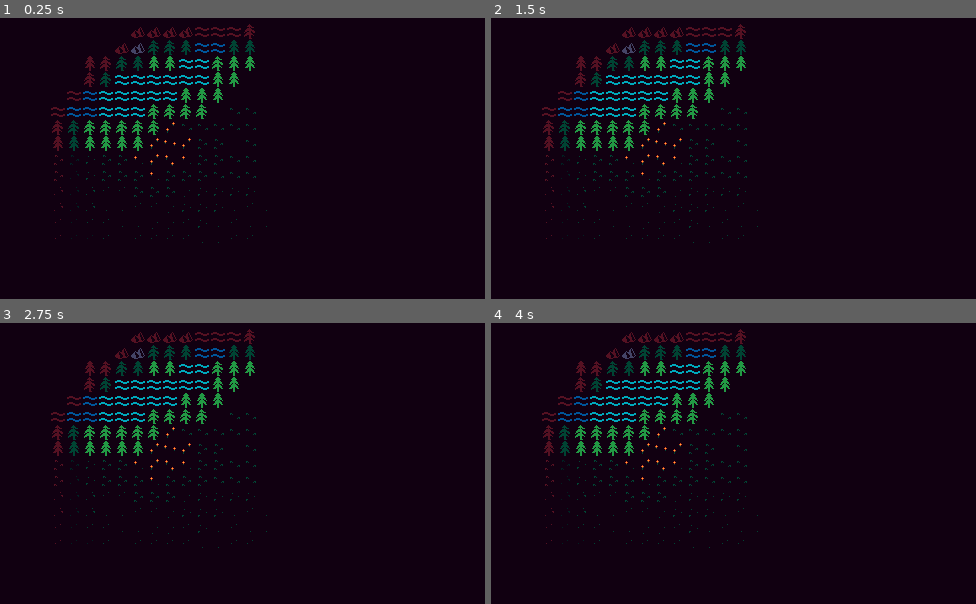
Above: before the commit, frames 1-4 (two rows, left to right).
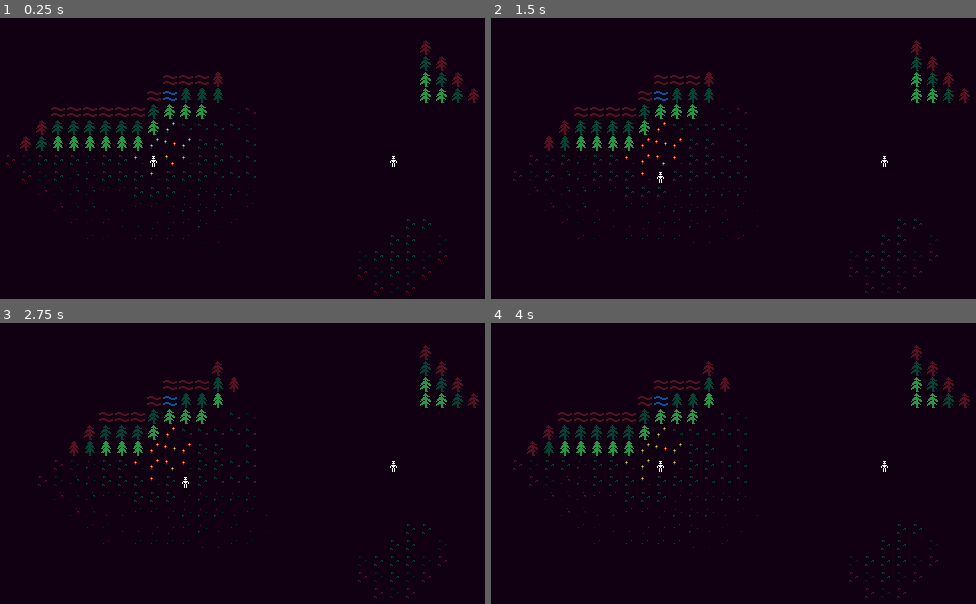
Above: after the commit, the same moments.

Repository: danielday-dev/LudemDare55
Game: Godot game, scene res://Scenes/Main.tscn
Same seed, same stepped clock (60 frames per second), same inputs: the game is played once before the commit and once after it.
Inputs:
- Up to frame 1 (0.25 s): no input
- Up to frame 2 (1.5 s): tap Enter at 0.5 s; hold Right (ui_right) 0.53-1.28 s; tap Space at 1.25 s; hold Down (ui_down) from 1.28 s (still down)
- Up to frame 3 (2.75 s): tap Enter at 2 s; release Down (ui_down) at 2.03 s; hold Right (ui_right) from 2.03 s (still down)
- Up to frame 4 (4 s): tap Space at 2.75 s; release Right (ui_right) at 2.78 s; hold Up (ui_up) 2.78-3.53 s; tap Enter at 3.5 s; hold Left (ui_left) from 3.53 s (still down)

The runs differ from the first frame. In frame 1, 4.0% of the frame differs, in the area x 1-99%, y 2-98%; in frame 2, 3.8%; in frame 3, 3.9%; in frame 4, 3.8%.

Commit message:
Lighting updated to use config.

Diff:
--- /dev/null
+++ b/Resources/Resources/EntityConfig.gd
@@ -0,0 +1,26 @@
+extends Node
+class_name EntityConfig;
+
+enum EntityConfigID {
+	_None,
+	_Skeleton, _Cat, _Dog, _Bat,
+	_Player, _SummonCircle
+};
+
+static func getEntityConfigID(tileID : int) -> EntityConfigID:
+	match (tileID):
+		2: return EntityConfigID._Skeleton;
+		6: return EntityConfigID._Cat;
+		10: return EntityConfigID._Dog;
+		14: return EntityConfigID._Bat;
+
+		0, 1, 4, 5: return EntityConfigID._Player;
+		8, 9, 12, 13: return EntityConfigID._SummonCircle;
+
+	return EntityConfigID._None;
+
+static func getEntitySight(entityID : EntityConfigID) -> int:
+	match (entityID):
+		EntityConfigID._Skeleton: return 10;
+
+	return 0;
--- /dev/null
+++ b/Resources/Resources/EntityInfo.gd
@@ -0,0 +1,9 @@
+extends Object
+class_name EntityInfo
+
+@export var entityID : int = -1;
+@export var position : Vector2i;
+
+func _init(_entityID : int, _position : Vector2i):
+	entityID = _entityID;
+	position = _position;
--- a/Resources/Resources/TileConfig.gd
+++ b/Resources/Resources/TileConfig.gd
@@ -1,4 +1,5 @@
 extends Node
+class_name TileConfig;
 
 enum TileConfigID {
 	_None,
@@ -7,7 +8,7 @@
 	_Flower, _Grass
 };
 
-func getTileEnum(tileID : int) -> TileConfigID:
+static func getTileConfigID(tileID : int) -> TileConfigID:
 	match (tileID):
 		0: return TileConfigID._Mountain;
 		1: return TileConfigID._Rock;
@@ -17,15 +18,14 @@
 		9, 10, 11, 12, 13, 14, 15: return TileConfigID._Grass;
 	return TileConfigID._None;
 
-func getTileVisibleRange(tileConfigID : TileConfigID) -> int:
+static func getTileVisibility(tileConfigID : TileConfigID) -> int:
 	match (tileConfigID):
 		TileConfigID._Mountain: return 0;
 		TileConfigID._Rock: return 1;
 		TileConfigID._Tree: return 2;
+	return 999;
 
-	return 99;
-
-func isTileWalkable(tileConfigID : TileConfigID) -> int:
+static func isTileWalkable(tileConfigID : TileConfigID) -> int:
 	match (tileConfigID):
 		TileConfigID._Mountain, TileConfigID._Rock,	TileConfigID._Tree,	TileConfigID._Water: return false;
 
--- a/Resources/Tilesets/Environment.tres
+++ b/Resources/Tilesets/Environment.tres
@@ -1,6 +1,26 @@
-[gd_resource type="TileSet" load_steps=3 format=3 uid="uid://dvfn1b1wfyaer"]
+[gd_resource type="TileSet" load_steps=5 format=3 uid="uid://dvfn1b1wfyaer"]
 
 [ext_resource type="Texture2D" uid="uid://c86dsf77uttwe" path="res://Resources/Textures/Environment.png" id="1_2mwiy"]
+[ext_resource type="Texture2D" uid="uid://dip80om41t6i7" path="res://Resources/Textures/Entities.png" id="1_3nx13"]
+
+[sub_resource type="TileSetAtlasSource" id="TileSetAtlasSource_23dv3"]
+texture = ExtResource("1_3nx13")
+0:0/0 = 0
+1:0/0 = 0
+2:0/0 = 0
+3:0/0 = 0
+0:1/0 = 0
+1:1/0 = 0
+2:1/0 = 0
+3:1/0 = 0
+0:2/0 = 0
+1:2/0 = 0
+2:2/0 = 0
+3:2/0 = 0
+0:3/0 = 0
+1:3/0 = 0
+2:3/0 = 0
+3:3/0 = 0
 
 [sub_resource type="TileSetAtlasSource" id="TileSetAtlasSource_gly0j"]
 texture = ExtResource("1_2mwiy")
@@ -55,3 +75,4 @@
 
 [resource]
 sources/1 = SubResource("TileSetAtlasSource_gly0j")
+sources/0 = SubResource("TileSetAtlasSource_23dv3")
--- a/Scripts/Environment.gd
+++ b/Scripts/Environment.gd
@@ -1,12 +1,34 @@
 extends TileMap
 
+const entitySource = 0;
+var entities : Array[EntityInfo];
+
+const tileSource = 1;
 var environmentState : Array[TileInfo];
+var environmentLighting : Array[int];
 var environmentWidth : int = 0;
 var environmentHeight : int = 0;
-var activeSource : int = -1;
 
 func _ready():
+	# Initialize environment.
 	readEnvironment();
+
+	# initialize entities.
+	entities.push_back(EntityInfo.new(2, Vector2i(10, 10)));
+	entities.push_back(EntityInfo.new(2, Vector2i(25, 10)));
+
+	# Draw.
+	generateLighting();
+	writeEnvironment();
+
+func _process(_delta):
+	var dx : int = (1 if Input.is_action_just_pressed("ui_right") else 0) - (1 if Input.is_action_just_pressed("ui_left") else 0);
+	var dy : int = (1 if Input.is_action_just_pressed("ui_down") else 0) - (1 if Input.is_action_just_pressed("ui_up") else 0);
+
+	if (dx != 0 || dy != 0):
+		entities[0].position += Vector2i(dx, dy);
+		generateLighting();
+		writeEnvironment();
 
 func readEnvironment():
 	# Get environment information.
@@ -14,8 +36,12 @@
 	environmentWidth = bounds.size.x - max(bounds.position.x, 0);
 	environmentHeight = bounds.size.y - max(bounds.position.y, 0);
 
+	# Generate buffers.
+	environmentState.resize(environmentWidth * environmentHeight);
+	environmentLighting.resize(environmentWidth * environmentHeight);
+	environmentLighting.fill(0);
+
 	# Read in cells.
-	environmentState.resize(environmentWidth * environmentHeight);
 	for y in range(environmentHeight):
 		for x in range(environmentWidth):
 			# Get cell info.
@@ -28,38 +54,88 @@
 			if (atlasPos != null):
 				tileID = atlasPos.x;
 
-				# Get source.
-				if (activeSource == -1):
-					activeSource = get_cell_source_id(0, cellPos);
-
-
 			# Add cell to data.
 			environmentState[x + (y * environmentWidth)] = TileInfo.new(
 				tileID
 			);
 
-	# Reset.
-	clear();
-	writeEnvironment();
+class LightingInfo:
+	var position : Vector2i;
+	var brightness : int;
+	func _init(_position : Vector2i, _brightness : int):
+		position = _position;
+		brightness = _brightness;
+	static func _custom_sort(a : LightingInfo, b : LightingInfo) -> bool:
+		return a.brightness < b.brightness
+func generateLighting():
+	# Clear lighting.
+	environmentLighting.fill(0);
+
+	# Setup lighting.
+	var activeLighting : Array[LightingInfo];
+	for e : EntityInfo in entities:
+		# Get entity ID.
+		var entityID = EntityConfig.getEntityConfigID(e.entityID);
+		if (entityID == EntityConfig.EntityConfigID._None): continue;
+
+		# Get lighting amount.
+		var brightness = EntityConfig.getEntitySight(entityID);
+		if (brightness <= 0): continue;
+
+		# Add to lighting.
+		activeLighting.push_back(LightingInfo.new(e.position, brightness));
+
+	# Process lighting.
+	while (!activeLighting.is_empty()):
+		# Find largest.
+		activeLighting.sort_custom(LightingInfo._custom_sort);
+		var brightest : LightingInfo = activeLighting.pop_back();
+
+		# Calculate remaining brightness.
+		var remainingBrightness : int = min(brightest.brightness - 1, TileConfig.getTileVisibility(TileConfig.getTileConfigID(environmentState[brightest.position.x + (brightest.position.y * environmentWidth)].tileID)));
+		if (remainingBrightness <= 0): continue;
+
+		# Process largest.
+		const checks : Array[Vector2i] = [
+			Vector2i(-1, 0), Vector2i(1, 0),
+			Vector2i(0, -1), Vector2i(0, 1),
+		];
+		for check : Vector2i in checks:
+			# Get pos.
+			var pos : Vector2i = brightest.position + check;
+			if (pos.x < 0 || pos.y < 0 || pos.x >= environmentWidth || pos.y >= environmentHeight): continue;
+
+			# Check environment.
+			var index : int = pos.x + (pos.y * environmentWidth);
+			if (environmentLighting[index] >= remainingBrightness): continue;
+
+			# Update lighting.
+			environmentLighting[index] = remainingBrightness;
+			activeLighting.push_back(LightingInfo.new(pos, remainingBrightness));
 
 func writeEnvironment():
-	var lightCenter : Vector2i = Vector2i(environmentWidth / 3, environmentHeight / 2);
-	const lightDistance : int = 10;
+	# Clear terrain.
+	clear();
 
 	# Set terrain.
-	for y in range(environmentHeight):
-		for x in range(environmentWidth):
+	for y : int in range(environmentHeight):
+		for x : int in range(environmentWidth):
+			var index : int = x + (y * environmentWidth);
+
 			# Get tile.
-			var tile : TileInfo = environmentState[x + (y * environmentWidth)];
+			var tile : TileInfo = environmentState[index];
 			if (tile.tileID == -1):
 				continue;
 
-			var change = (lightCenter - Vector2i(x, y)).abs();
-			var lighting = max(lightDistance - (change.length() as int), 0);
+			var lighting : int = environmentLighting[index];
 			if (lighting > 0):
 				var tileLighting = max(3 - lighting, 0);
 				# Set tile.
-				set_cell(0, Vector2i(x, y), activeSource, Vector2i(tile.tileID, tileLighting));
+				set_cell(0, Vector2i(x, y), tileSource, Vector2i(tile.tileID, tileLighting));
 			else:
 				# Cell not visible.
 				erase_cell(0, Vector2i(x, y));
+
+	# Place entities.
+	for e : EntityInfo in entities:
+		set_cell(0, Vector2i(e.position.x, e.position.y), entitySource, Vector2i(e.entityID % 4, e.entityID / 4));
Binary file added: Resources/Textures/Entities.png
Not shown, added: Resources/Textures/Entities.png.import
